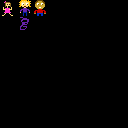
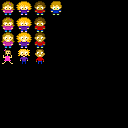
The second 128×128 image is a revision of the first. Changes to its layers:
painted on "Sprites" over [1, 0, 62, 64]
